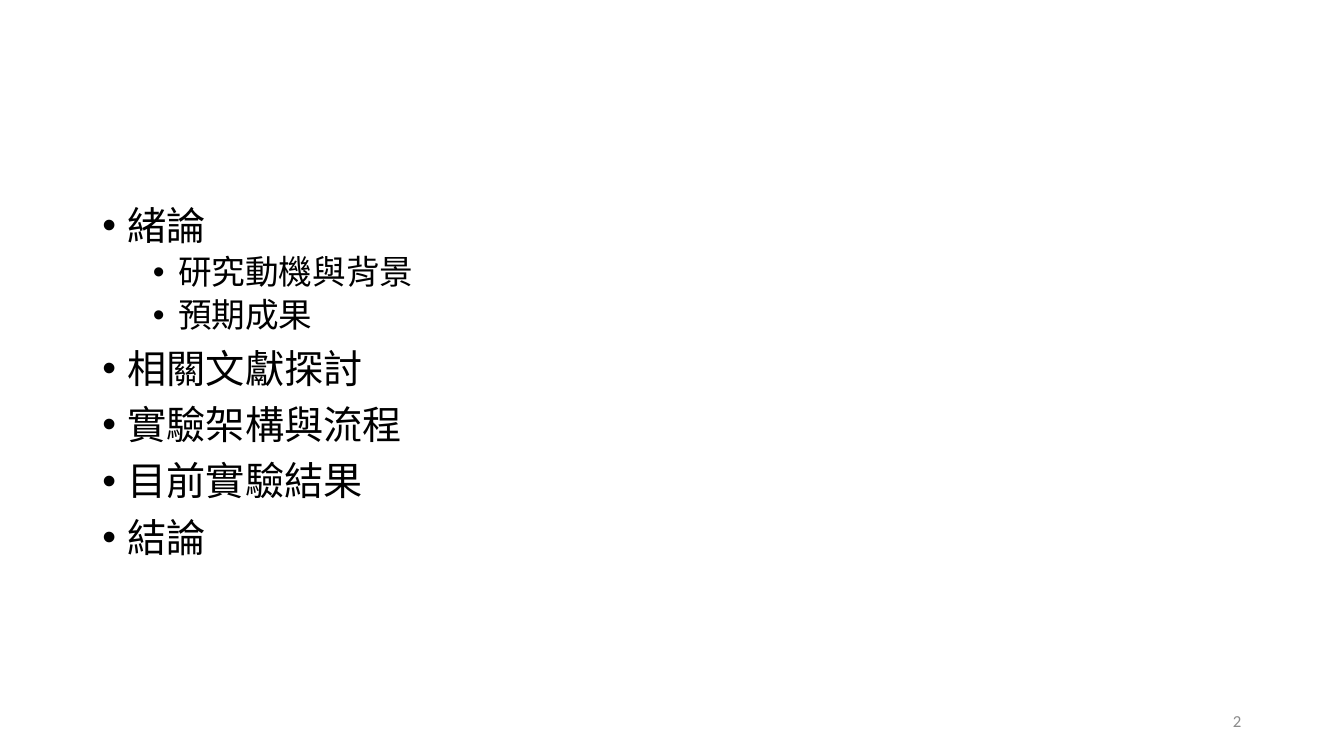
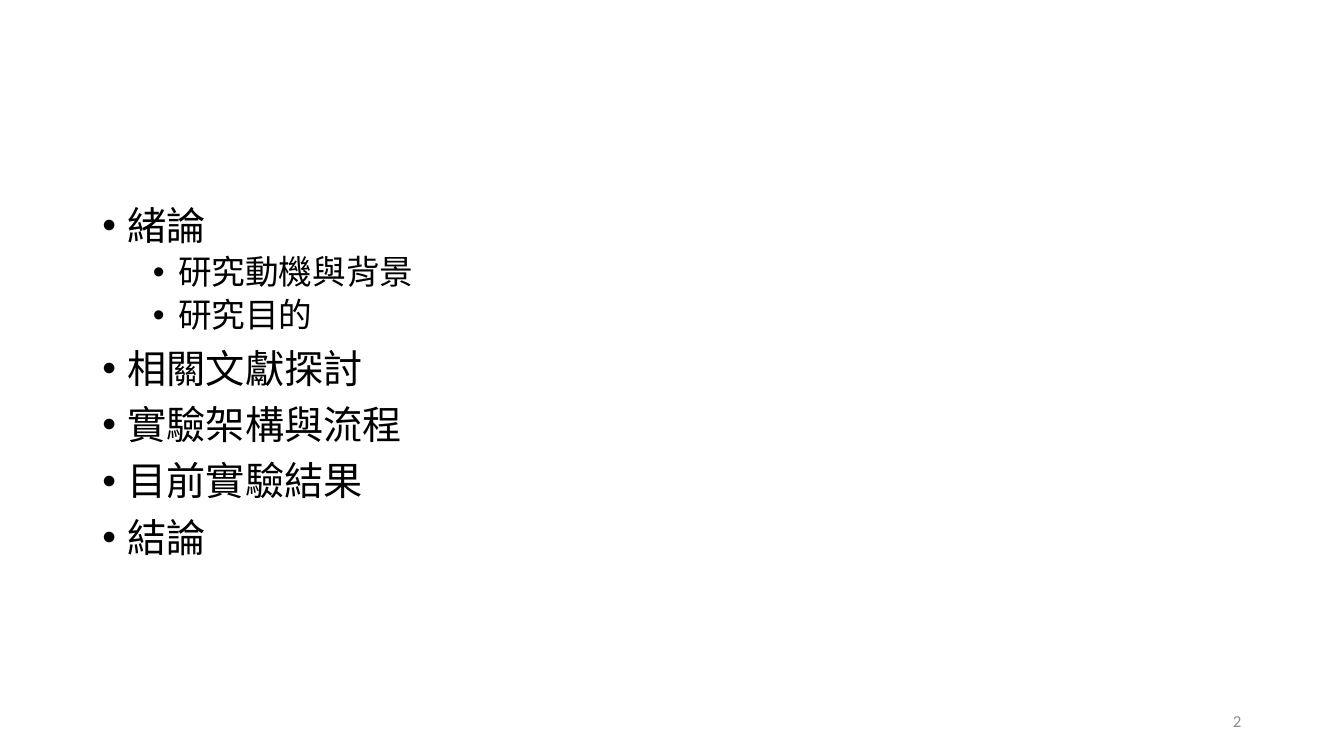
Before and after one commit to Skya-neko/StockPrediction, a slide deck: slide 2 of document/基於財經字典與分析指標的神經網路預測股價趨勢.pptx. Drawn at 1344x756 pixels with LibreOffice and Linux fonts; fonts in the diff are those of the drawing; background and template pictures are left out. Boxes give left, top, right and bottom in pixels: in the first picture for what was removed or moved away, otherwise in the second. Text is boxed around its words. In the diff, an @@ line names an element or a change of style, - is before the commit and + after.

```diff
--- a/document/基於財經字典與分析指標的神經網路預測股價趨勢.pptx
+++ b/document/基於財經字典與分析指標的神經網路預測股價趨勢.pptx
@@ text at (178,298,312,330): text changed @@
-  • 預期成果
+  • 研究目的
```
Also in this commit, not shown: 1 slide added, 1 slide removed, 17 other files.
